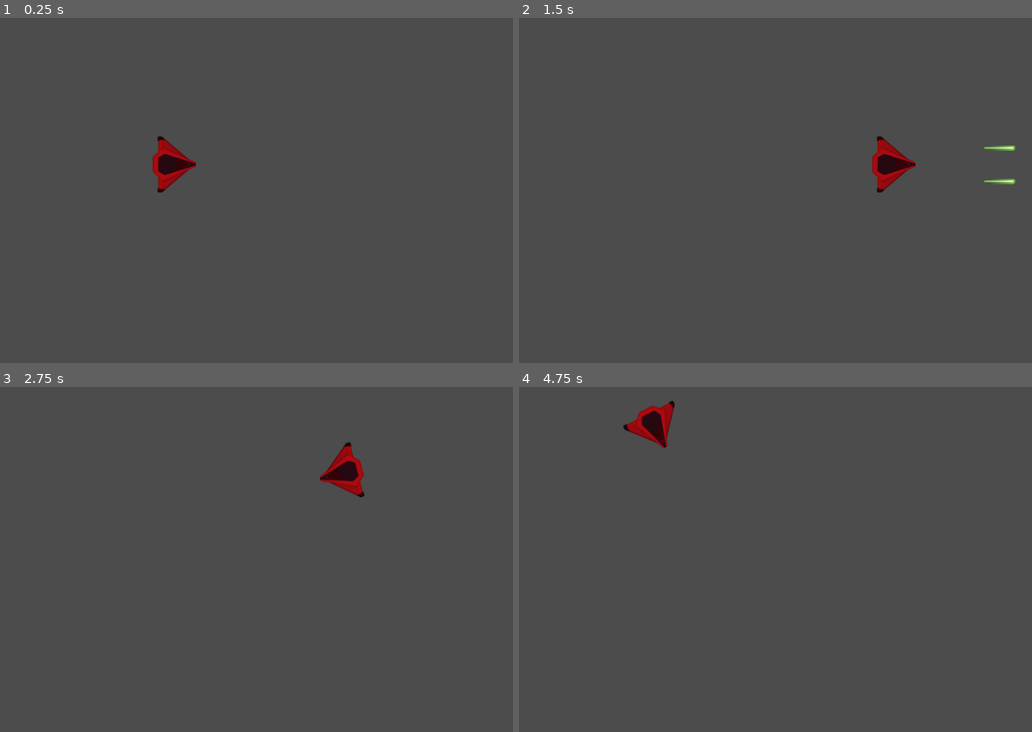
Above: before the commit, frames 1-4 (two rows, left to right).
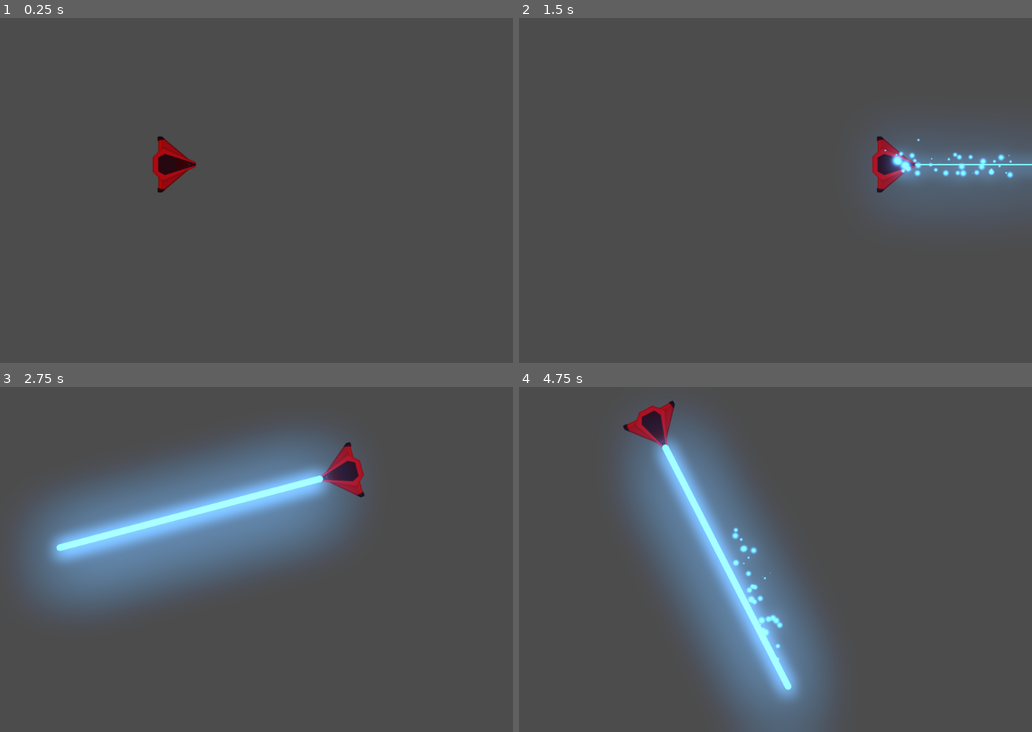
Above: after the commit, the same moments.

Repository: santiagonickisch/Space_Issues
Game: Godot game, scene res://Juego/Niveles/NivelTest.tscn
Two runs of this game, one before a commit and one after it. Both use one fixed random seed, a clock stepped at 60 frames per second and the inputs below.
Inputs (mouse positions are in pixels of both pictures, inside the frame that each line leads up to):
- Up to frame 1 (0.25 s): no input
- Up to frame 2 (1.5 s): tap Enter at 0.5 s; move the mouse to (867, 173) at 0.52 s; press the mouse at (867, 173) at 0.53 s; hold W (mover_adelante) 0.53-1.28 s; move the mouse to (616, 207) at 1.27 s; release the mouse at (616, 207) at 1.28 s; hold S (mover_atras) from 1.28 s (still down); tap Space (disparo_principal, bound only before the commit) at 1.35 s
- Up to frame 3 (2.75 s): move the mouse to (277, 483) at 2.02 s; release S (mover_atras) at 2.03 s; hold W (mover_adelante) from 2.03 s (still down); hold A (rotar_antihorario) from 2.03 s (still down)
- Up to frame 4 (4.75 s): move the mouse to (708, 628) at 2.77 s; release A (rotar_antihorario) at 2.78 s; tap D (rotar_horario) at 2.85 s; move the mouse to (914, 611) at 3.52 s; release W (mover_adelante) at 3.53 s; press the mouse at (914, 611) at 3.53 s; hold S (mover_atras) from 3.53 s (still down); move the mouse to (560, 507) at 4.27 s; release the mouse at (560, 507) at 4.28 s; tap Space (disparo_principal, bound only before the commit) at 4.35 s

The runs differ from the first frame. In frame 2, 5.8% of the frame differs, in the area x 69-100%, y 34-56%; in frame 3, 24%, in the area x 3-71%, y 12-66%; in frame 4, 21%.

Commit message:
Clase 4
- Agregado disparo secundario desde la clonacion del laserbream, su input y respectivo script
- Agregado Grow al disparo primario y secundario

Diff:
--- a/Juego/Naves/Player/Player.gd
+++ b/Juego/Naves/Player/Player.gd
@@ -12,17 +12,21 @@
 
 ## Atributos Onready
 onready var canion:Canion = $Canion
+onready var laser:RayoLaser = $LaserBeam2D
 
 ## Metodos
-# warning-ignore:unused_argument
+func _unhandled_input(event: InputEvent) -> void:
+	#Disparo Rayo
+	if event.is_action_pressed("disparo_secundario"):
+		laser.set_is_casting(true)
+
+	if event.is_action_released("disparo_secundario"):
+		laser.set_is_casting(false)
+
 func _integrate_forces(state: Physics2DDirectBodyState) -> void:
-	# Los print son solo para entender mejor que esta pasando. BORRAR
-	print(rad2deg(rotation))
-	print(empuje.rotated(rotation))
 	apply_central_impulse(empuje.rotated(rotation))
 	apply_torque_impulse(dir_rotacion * potencia_rotacion)
 
-# warning-ignore:unused_argument
 func _process(delta: float) -> void:
 	player_input()
 
--- a/Juego/Naves/Player/Player.tscn
+++ b/Juego/Naves/Player/Player.tscn
@@ -1,9 +1,10 @@
-[gd_scene load_steps=6 format=2]
+[gd_scene load_steps=7 format=2]
 
 [ext_resource path="res://Juego/Naves/Player/player_blue.png" type="Texture" id=1]
 [ext_resource path="res://Juego/Naves/Player/Player.gd" type="Script" id=2]
 [ext_resource path="res://Juego/Naves/Player/material_fisico.tres" type="PhysicsMaterial" id=3]
 [ext_resource path="res://Juego/Proyectiles/Canion.tscn" type="PackedScene" id=4]
+[ext_resource path="res://Juego/Proyectiles/Laser/LaserBeam2D.tscn" type="PackedScene" id=5]
 
 [sub_resource type="CircleShape2D" id=1]
 radius = 32.0156
@@ -35,4 +36,7 @@
 [node name="punto_derecho" parent="Canion" index="1"]
 position = Vector2( 0, 29 )
 
+[node name="LaserBeam2D" parent="." instance=ExtResource( 5 )]
+position = Vector2( 38, 0 )
+
 [editable path="Canion"]
--- a/Juego/Niveles/NivelTest.tscn
+++ b/Juego/Niveles/NivelTest.tscn
@@ -1,12 +1,20 @@
-[gd_scene load_steps=3 format=2]
+[gd_scene load_steps=5 format=2]
 
 [ext_resource path="res://Juego/Naves/Player/Player.tscn" type="PackedScene" id=1]
 [ext_resource path="res://Juego/Niveles/Nivel.gd" type="Script" id=2]
+[ext_resource path="res://Juego/SFX/disparo_laser_sfx.ogg" type="AudioStream" id=3]
+[ext_resource path="res://default_env.tres" type="Environment" id=4]
 
 [node name="Nivel" type="Node2D"]
 script = ExtResource( 2 )
 
 [node name="Player" parent="." instance=ExtResource( 1 )]
 
+[node name="disparoSFX" parent="Player/Canion" index="2"]
+stream = ExtResource( 3 )
+
+[node name="WorldEnvironment" type="WorldEnvironment" parent="."]
+environment = ExtResource( 4 )
+
 [editable path="Player"]
 [editable path="Player/Canion"]
--- /dev/null
+++ b/Juego/Proyectiles/Laser/LaserBeam2D.gd
@@ -0,0 +1,84 @@
+# LaserBream2d.gd
+
+class_name RayoLaser
+extends RayCast2D
+
+# Speed at which the laser extends when first fired, in pixels per seconds.
+export var cast_speed := 7000.0
+# Maximum length of the laser in pixels.
+export var max_length := 1400.0
+# Base duration of the tween animation in seconds.
+export var growth_time := 0.1
+
+# If `true`, the laser is firing.
+# It plays appearing and disappearing animations when it's not animating.
+# See `appear()` and `disappear()` for more information.
+var is_casting := false setget set_is_casting
+
+onready var fill := $FillLine2D
+onready var tween := $Tween
+onready var casting_particles := $CastingParticles2D
+onready var collision_particles := $CollisionParticles2D
+onready var beam_particles := $BeamParticles2D
+
+onready var line_width: float = fill.width
+onready var laser_sfx: AudioStreamPlayer2D = $LaserSFX
+
+func _ready() -> void:
+	set_physics_process(false)
+	fill.points[1] = Vector2.ZERO
+
+
+func _physics_process(delta: float) -> void:
+	cast_to = (cast_to + Vector2.RIGHT * cast_speed * delta).clamped(max_length)
+	cast_beam()
+
+
+func set_is_casting(cast: bool) -> void:
+	is_casting = cast
+
+	if is_casting:
+		laser_sfx.play() #Ejecuta el sonido
+		cast_to = Vector2.ZERO
+		fill.points[1] = cast_to
+		appear()
+	else:
+		laser_sfx.stop() #Si se suelta se detiene el sonido
+		collision_particles.emitting = false
+		disappear()
+
+	set_physics_process(is_casting)
+	beam_particles.emitting = is_casting
+	casting_particles.emitting = is_casting
+
+
+# Controls the emission of particles and extends the Line2D to `cast_to` or the ray's
+# collision point, whichever is closest.
+func cast_beam() -> void:
+	var cast_point := cast_to
+
+	force_raycast_update()
+	collision_particles.emitting = is_colliding()
+
+	if is_colliding():
+		cast_point = to_local(get_collision_point())
+		collision_particles.global_rotation = get_collision_normal().angle()
+		collision_particles.position = cast_point
+
+	fill.points[1] = cast_point
+	beam_particles.position = cast_point * 0.5
+	beam_particles.process_material.emission_box_extents.x = cast_point.length() * 0.5
+
+
+func appear() -> void:
+	if tween.is_active():
+		tween.stop_all()
+	tween.interpolate_property(fill, "width", 0, line_width, growth_time * 2)
+	tween.start()
+
+
+func disappear() -> void:
+	if tween.is_active():
+		tween.stop_all()
+	tween.interpolate_property(fill, "width", fill.width, 0, growth_time)
+	tween.start()
--- /dev/null
+++ b/Juego/Proyectiles/Laser/LaserBeam2D.tscn
@@ -0,0 +1,116 @@
+[gd_scene load_steps=13 format=2]
+
+[ext_resource path="res://Juego/Proyectiles/Laser/LaserBeam2D.gd" type="Script" id=1]
+[ext_resource path="res://Juego/Proyectiles/Laser/glowing_circle.png" type="Texture" id=2]
+[ext_resource path="res://Juego/SFX/disparo_laser2_sfx.ogg" type="AudioStream" id=3]
+
+[sub_resource type="Gradient" id=1]
+offsets = PoolRealArray( 0.582915, 1 )
+colors = PoolColorArray( 1, 1, 1, 1, 1, 1, 1, 0 )
+
+[sub_resource type="GradientTexture" id=2]
+gradient = SubResource( 1 )
+
+[sub_resource type="Curve" id=3]
+_data = [ Vector2( 0.518072, 1 ), 0.0, -3.53434, 0, 0, Vector2( 1, 0 ), 0.0, 0.0, 0, 0 ]
+
+[sub_resource type="CurveTexture" id=4]
+curve = SubResource( 3 )
+
+[sub_resource type="ParticlesMaterial" id=5]
+flag_disable_z = true
+gravity = Vector3( 0, 0, 0 )
+initial_velocity = 100.0
+orbit_velocity = 0.0
+orbit_velocity_random = 0.0
+scale = 0.5
+scale_curve = SubResource( 4 )
+color_ramp = SubResource( 2 )
+
+[sub_resource type="Curve" id=6]
+_data = [ Vector2( 0, 0 ), 0.0, 0.0, 0, 0, Vector2( 0.503614, 0.957505 ), 0.0, 0.0, 0, 0, Vector2( 1, 0 ), 0.0, 0.0, 0, 0 ]
+
+[sub_resource type="CurveTexture" id=7]
+curve = SubResource( 6 )
+
+[sub_resource type="ParticlesMaterial" id=8]
+emission_shape = 2
+emission_box_extents = Vector3( 60, 20, 1 )
+flag_align_y = true
+flag_disable_z = true
+direction = Vector3( -1, 0, 0 )
+spread = 0.0
+gravity = Vector3( 0, 0, 0 )
+initial_velocity = 30.0
+orbit_velocity = 0.0
+orbit_velocity_random = 0.0
+tangential_accel = 100.0
+tangential_accel_random = 1.0
+scale = 0.3
+scale_curve = SubResource( 7 )
+
+[sub_resource type="ParticlesMaterial" id=9]
+flag_disable_z = true
+spread = 50.0
+gravity = Vector3( 0, 0, 0 )
+initial_velocity = 300.0
+orbit_velocity = 0.0
+orbit_velocity_random = 0.0
+scale = 0.5
+scale_curve = SubResource( 4 )
+color_ramp = SubResource( 2 )
+
+[node name="LaserBeam2D" type="RayCast2D"]
+enabled = true
+cast_to = Vector2( 0, 0 )
+script = ExtResource( 1 )
+
+[node name="FillLine2D" type="Line2D" parent="."]
+modulate = Color( 1.5, 1.5, 1.5, 1 )
+points = PoolVector2Array( 0, 0, 100, 0 )
+default_color = Color( 0.301961, 0.65098, 1, 1 )
+texture_mode = 2
+joint_mode = 2
+begin_cap_mode = 2
+end_cap_mode = 2
+sharp_limit = 8.0
+antialiased = true
+
+[node name="CastingParticles2D" type="Particles2D" parent="."]
+modulate = Color( 1.5, 1.5, 1.5, 1 )
+show_behind_parent = true
+emitting = false
+lifetime = 0.3
+visibility_rect = Rect2( 0, -18.722, 29.6756, 38.4841 )
+local_coords = false
+process_material = SubResource( 5 )
+texture = ExtResource( 2 )
+
+[node name="BeamParticles2D" type="Particles2D" parent="."]
+modulate = Color( 1.5, 1.5, 1.5, 1 )
+emitting = false
+amount = 50
+preprocess = 1.0
+randomness = 1.0
+visibility_rect = Rect2( -2500, -2500, 5000, 5000 )
+local_coords = false
+draw_order = 1
+process_material = SubResource( 8 )
+texture = ExtResource( 2 )
+
+[node name="CollisionParticles2D" type="Particles2D" parent="."]
+modulate = Color( 1.5, 1.5, 1.5, 1 )
+show_behind_parent = true
+emitting = false
+amount = 16
+lifetime = 0.3
+visibility_rect = Rect2( -2500, -2500, 5000, 5000 )
+local_coords = false
+process_material = SubResource( 9 )
+texture = ExtResource( 2 )
+
+[node name="Tween" type="Tween" parent="."]
+
+[node name="LaserSFX" type="AudioStreamPlayer2D" parent="."]
+stream = ExtResource( 3 )
+bus = "SFX"
--- a/Juego/Proyectiles/Proyectiles.tscn
+++ b/Juego/Proyectiles/Proyectiles.tscn
@@ -7,11 +7,12 @@
 radius = 7.0
 height = 48.0
 
-[node name="Proyectiles" type="Area2D"]
+[node name="Proyectil" type="Area2D"]
 position = Vector2( 42, -29 )
 script = ExtResource( 2 )
 
 [node name="Sprite" type="Sprite" parent="."]
+modulate = Color( 0, 2, 0, 1 )
 rotation = 1.5708
 texture = ExtResource( 1 )
 
--- a/default_bus_layout.tres
+++ b/default_bus_layout.tres
@@ -5,5 +5,5 @@
 bus/1/solo = false
 bus/1/mute = false
 bus/1/bypass_fx = false
-bus/1/volume_db = -3.5405
+bus/1/volume_db = -6.91795
 bus/1/send = "Master"
--- a/default_env.tres
+++ b/default_env.tres
@@ -3,5 +3,10 @@
 [sub_resource type="ProceduralSky" id=1]
 
 [resource]
-background_mode = 2
+background_mode = 4
 background_sky = SubResource( 1 )
+glow_enabled = true
+glow_intensity = 0.82
+glow_blend_mode = 0
+glow_bicubic_upscale = true
+glow_high_quality = true
--- a/project.godot
+++ b/project.godot
@@ -28,12 +28,18 @@
 "class": "Proyectil",
 "language": "GDScript",
 "path": "res://Juego/Proyectiles/Proyectiles.gd"
+}, {
+"base": "RayCast2D",
+"class": "RayoLaser",
+"language": "GDScript",
+"path": "res://Juego/Proyectiles/Laser/LaserBeam2D.gd"
 } ]
 _global_script_class_icons={
 "Canion": "",
 "Nivel": "",
 "Player": "",
-"Proyectil": ""
+"Proyectil": "",
+"RayoLaser": ""
 }
 
 [application]
@@ -78,6 +84,11 @@
 }
 disparo_principal={
 "deadzone": 0.5,
+"events": [ Object(InputEventMouseButton,"resource_local_to_scene":false,"resource_name":"","device":0,"alt":false,"shift":false,"control":false,"meta":false,"command":false,"button_mask":0,"position":Vector2( 0, 0 ),"global_position":Vector2( 0, 0 ),"factor":1.0,"button_index":1,"pressed":false,"doubleclick":false,"script":null)
+ ]
+}
+disparo_secundario={
+"deadzone": 0.5,
 "events": [ Object(InputEventKey,"resource_local_to_scene":false,"resource_name":"","device":0,"alt":false,"shift":false,"control":false,"meta":false,"command":false,"pressed":false,"scancode":32,"physical_scancode":0,"unicode":0,"echo":false,"script":null)
  ]
 }
Binary file added: Juego/Proyectiles/Laser/glowing_circle.png
Not shown, added: Juego/Proyectiles/Laser/glowing_circle.png.import
Not shown, added: Juego/SFX/disparo_laser2_sfx.ogg.import
Not shown, added: Juego/SFX/disparo_laser2_sfx.ogg
Not shown, changed: Juego/SFX/disparo_laser_sfx.ogg
